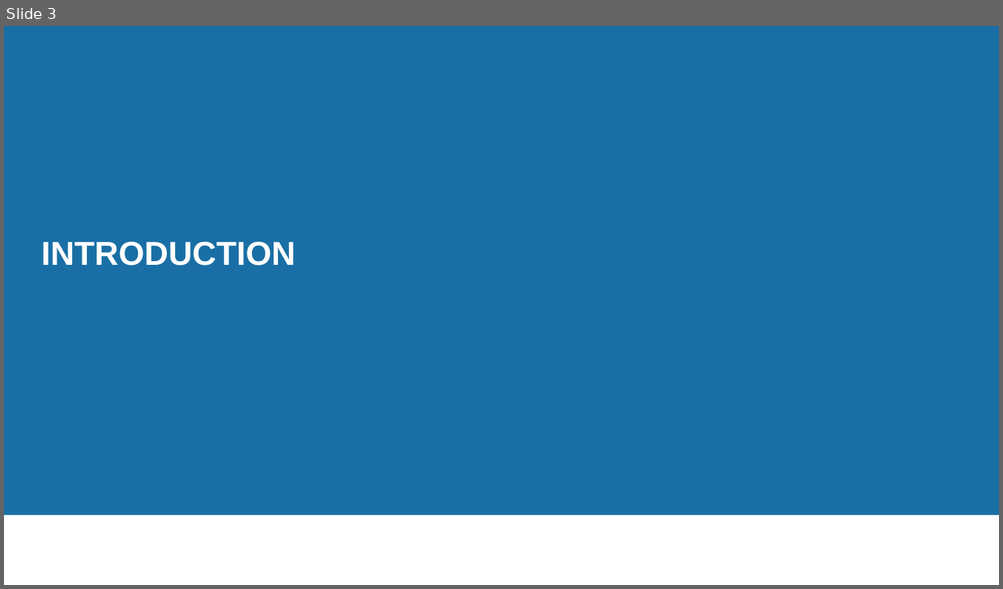
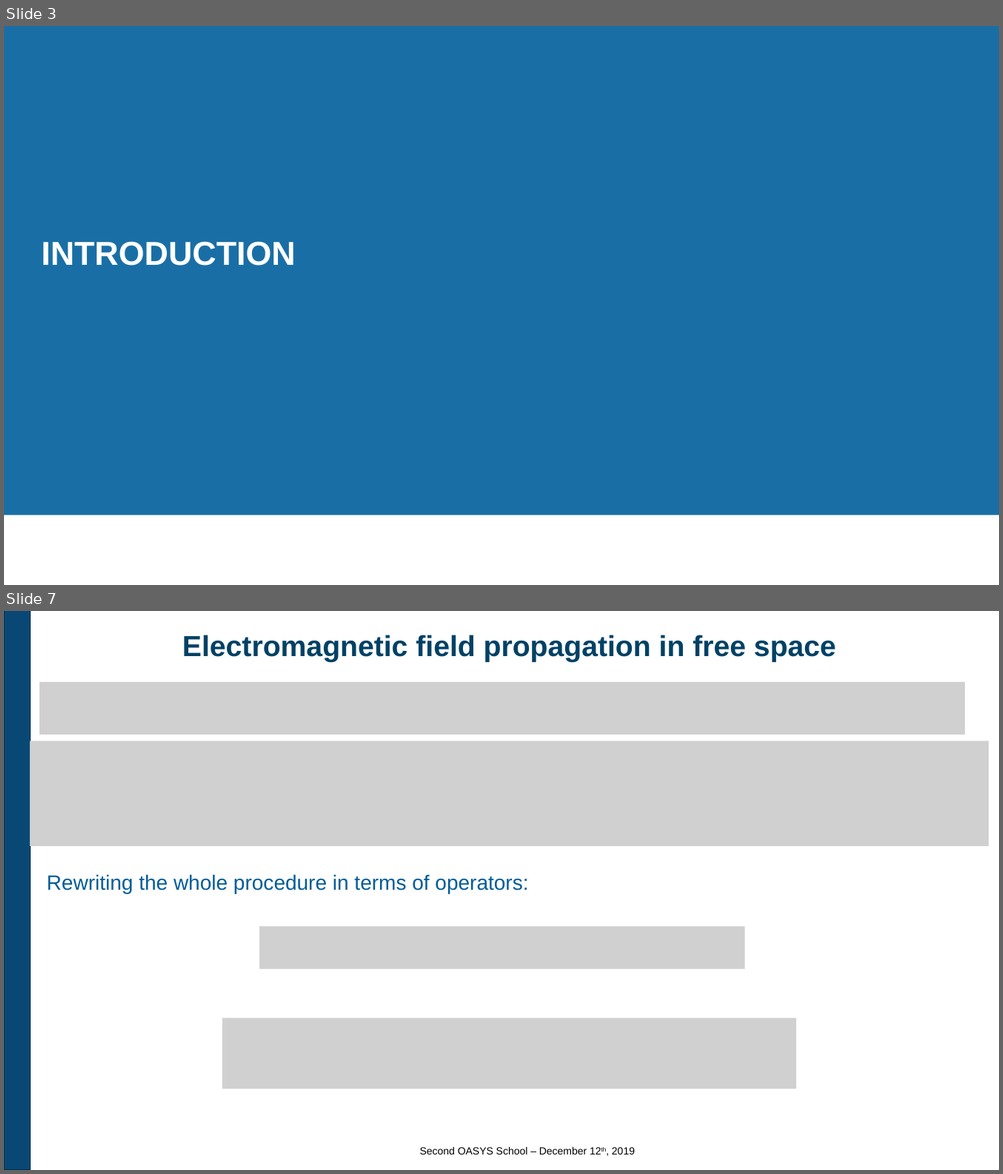
Before and after one commit to oasys-kit/oasys_school, a slide deck: second/slides/2_Introduction_to_SRW.pptx. Shown one above the other, each under a label of ours: slide 3 before the commit, slides 3 and 7 after it; the slides between them are not shown. The pictures are 1003x589 and 1003x1174 pixels, drawn with LibreOffice and Linux fonts; fonts in the diff are those of the drawing; grey boxes stand for pictures; background and template pictures are left out. Boxes give left, top, right and bottom in pixels: in the first picture for what was removed or moved away, otherwise in the second. Text is boxed around its words. In the diff, an @@ line names an element or a change of style, - is before the commit and + after.

Commit message:
Second Oasys School

```diff
--- a/second/slides/2_Introduction_to_SRW.pptx
+++ b/second/slides/2_Introduction_to_SRW.pptx
@@ slide 7 added at [4, 611, 999, 1170], background #FFFFFF @@
@@ rectangle added at [4, 611, 30, 1170], fill #094875, outline #00304E 0.75 pt @@
@@ title added at [182, 635, 836, 662], 28 pt, text #004165, bold @@
+Electromagnetic field propagation in free space
@@ picture added at [39, 682, 965, 735] @@
@@ picture added at [30, 741, 989, 846] @@
@@ text added at [47, 874, 528, 894], 20 pt, text #005C98 @@
+Rewriting the whole procedure in terms of operators:
@@ picture added at [259, 926, 744, 969] @@
@@ picture added at [222, 1019, 796, 1089] @@
@@ text added at [420, 1147, 634, 1155], 10 pt, text #000000 @@
+Second OASYS School – December 12th, 2019
```
Also in this commit, not shown: 6 slides changed, 6 other slides added.
